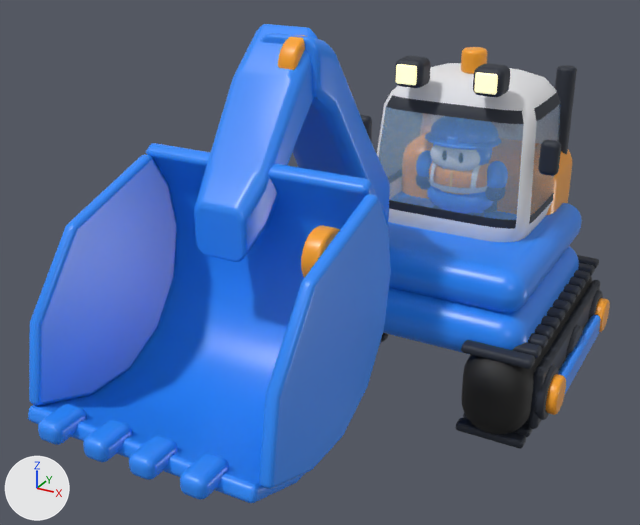
Two versions of the glTF model assets/vehicles/excavator/export/excavator.glb, one commit apart.
Both versions are drawn from a 50 mm lens placed at (2.16, -5.88, 3.54), pointed at (-0.4, -1.23, 1.21). Arrows for +X, +Y and +Z are at lower left; the lights stay in place. The first picture is the older version. Where no turn or scale is listed for an object, it has been applied to the vertices. Vertices at exactly the same position are counted once.

Objects in the first picture: 'arched thick blue boom', 'black exhaust', 'black wing mirror', 'blue side rail.001', 'bucket pin', 'dark crawler outer plate.001', 'deep blue chassis', 'deep curved bucket bowl', 'deep rounded black crawler.001', 'one piece domed cabin shell and panoramic glazing', 'orange elbow hinge', 'tapered rounded blue dipper arm' and 5 more.
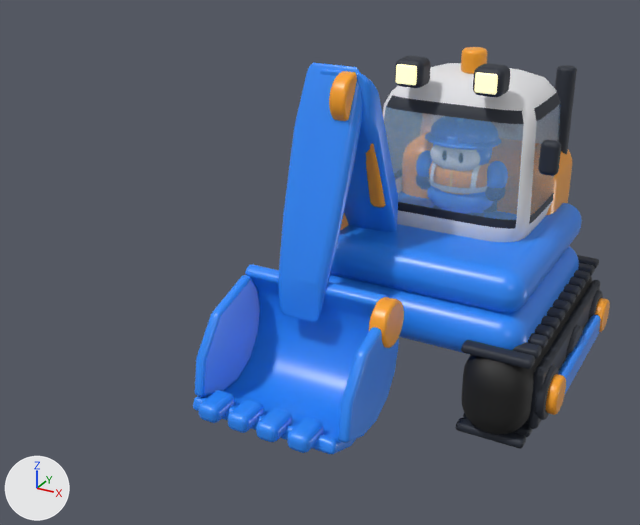
Location of each change, [x1, y1, x2, y2] in pixels of the pictures (640 x 525 px; the box of a moved part takes in the faces that stretch with it):
'deep curved bucket bowl', reshaped, moved (43% narrower, 47% shorter)
    before: [28, 143, 391, 503]
    after: [193, 264, 399, 454]
'tapered rounded blue dipper arm', reshaped, moved (32% narrower, 9% taller)
    before: [194, 24, 318, 262]
    after: [278, 63, 362, 323]
'arched thick blue boom', reshaped, moved (38% narrower, 14% shorter)
    before: [261, 33, 390, 223]
    after: [319, 69, 398, 232]
'bucket pin', moved
    before: [301, 225, 340, 278]
    after: [369, 297, 404, 348]
'orange elbow hinge', moved
    before: [278, 35, 305, 70]
    after: [329, 71, 357, 121]
part 2 of me_deep_curved_bucket_bowl, moved or reshaped
    before: [38, 404, 87, 445]
    after: [198, 390, 235, 423]
part 3 of me_deep_curved_bucket_bowl, moved or reshaped
    before: [83, 419, 132, 462]
    after: [227, 399, 264, 433]
part 4 of me_deep_curved_bucket_bowl, moved or reshaped
    before: [129, 435, 178, 480]
    after: [256, 408, 292, 442]
part 5 of me_deep_curved_bucket_bowl, moved or reshaped
    before: [180, 453, 229, 500]
    after: [287, 418, 324, 453]
part 6 of me_deep_curved_bucket_bowl, moved or reshaped
    before: [28, 143, 391, 503]
    after: [193, 264, 399, 454]

What changed in the scene script:
```text
Change me_arched_thick_blue_boom:
    used by ob_arched_thick_blue_boom; location = (-0.5, -0.55, 1.34)
    remove me_arched_thick_blue_boom.from_pydata(...)  # 452 vertices, 900 faces; spans x -0.26..0.26, y -0.9..0.1, z -0.15..1.35
    add me_arched_thick_blue_boom.from_pydata(...)  # 370 vertices, 736 faces; spans x -0.26..0.26, y -0.38..0.1, z -0.15..1.17
    me_arched_thick_blue_boom part 1: 3 vertices moved within x -0.23..0.23, y 0.09..0.1, z -0.15..0.21; 422 vertices removed from x -0.26..0.26, y -0.9..0.1, z -0.15..1.35; 340 vertices added at x -0.26..0.26, y -0.38..0.1, z -0.15..1.17
Change me_deep_curved_bucket_bowl:
    used by ob_deep_curved_bucket_bowl; location = (-0.49, -2.08, 1.68)
    remove me_deep_curved_bucket_bowl.from_pydata(...)  # 1312 vertices, 2596 faces; spans x -0.74..0.82, y -1.11..0.46, z -1.04..0.38
    add me_deep_curved_bucket_bowl.from_pydata(...)  # 1312 vertices, 2596 faces; spans x -0.54..0.62, y -0.75..0.24, z -0.74..0.14
    me_deep_curved_bucket_bowl part 2: the loose piece of 216 vertices spanning x -0.54..-0.38, y -1.11..-0.86, z -0.88..-0.75 is moved by (0.12, 0.36, 0.25)
    me_deep_curved_bucket_bowl part 3: the loose piece of 216 vertices spanning x -0.23..-0.07, y -1.11..-0.86, z -0.88..-0.75 is moved by (0.04, 0.36, 0.25)
    me_deep_curved_bucket_bowl part 4: the loose piece of 216 vertices spanning x 0.07..0.23, y -1.11..-0.86, z -0.88..-0.75 is moved by (-0.04, 0.36, 0.25)
    me_deep_curved_bucket_bowl part 5: the loose piece of 216 vertices spanning x 0.38..0.54, y -1.11..-0.86, z -0.88..-0.75 is moved by (-0.12, 0.36, 0.25)
    me_deep_curved_bucket_bowl part 6: 448 of 1312 vertices moved; they spanned x -0.74..0.82, y -0.98..0.46, z -1.04..0.38 and now span x -0.54..0.62, y -0.64..0.24, z -0.74..0.14; mean shift (0.0, 0.04, 0.04); largest move (-0.73, -0.95, -0.88) -> (-0.53, -0.61, -0.64)
Change me_tapered_rounded_blue_dipper_arm:
    used by ob_tapered_rounded_blue_dipper_arm; location = (-0.56, -1.4, 2.52)
    remove me_tapered_rounded_blue_dipper_arm.from_pydata(...)  # 388 vertices, 772 faces; spans x -0.23..0.23, y -0.72..0.06, z -0.977..0.206
    add me_tapered_rounded_blue_dipper_arm.from_pydata(...)  # 204 vertices, 404 faces; spans x -0.23..0.23, y -0.46..0.04, z -1.436..0.197
    me_tapered_rounded_blue_dipper_arm part 7: 388 vertices removed from x -0.23..0.23, y -0.72..0.06, z -0.977..0.206; 204 vertices added at x -0.23..0.23, y -0.46..0.04, z -1.436..0.197
Change ob_arched_thick_blue_boom:
    ob_arched_thick_blue_boom.location: (-0.5, -0.55, 1.34) -> (-0.5, -0.4, 1.2)
Change ob_bucket_pin:
    ob_bucket_pin.location: (0.09, -2.08, 1.68) -> (0.09, -1.24, 0.9)
Change ob_deep_curved_bucket_bowl:
    ob_deep_curved_bucket_bowl.location: (-0.49, -2.08, 1.68) -> (-0.49, -1.24, 0.9)
Change ob_orange_elbow_hinge:
    ob_orange_elbow_hinge.location: (-0.44, -1.4, 2.52) -> (-0.44, -0.78, 2.2)
Change ob_tapered_rounded_blue_dipper_arm:
    ob_tapered_rounded_blue_dipper_arm.location: (-0.56, -1.4, 2.52) -> (-0.56, -0.78, 2.2)
```
